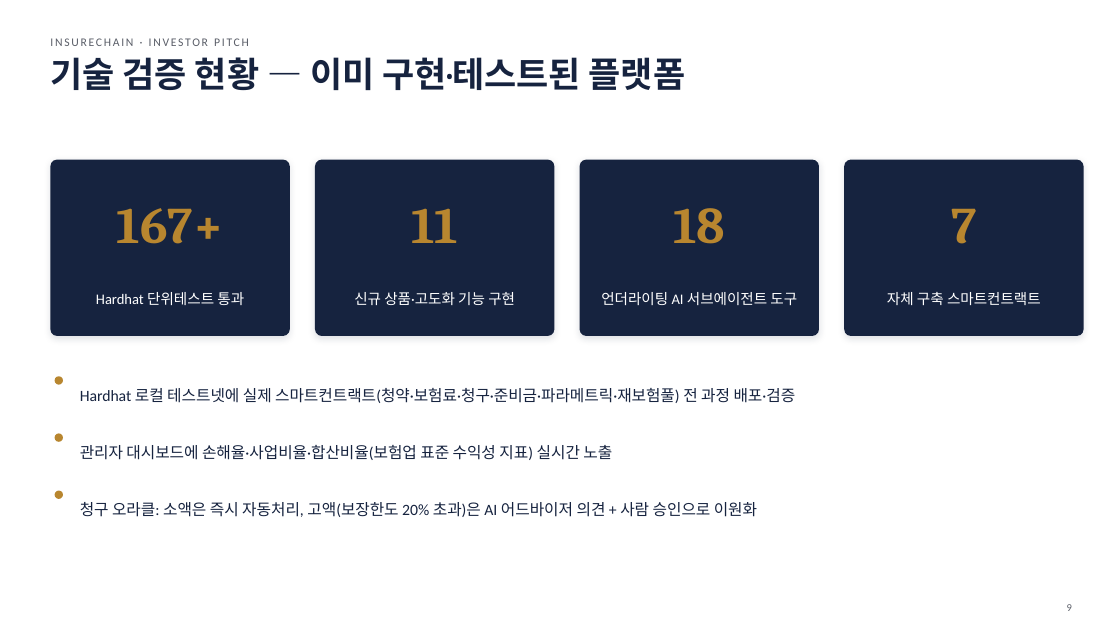
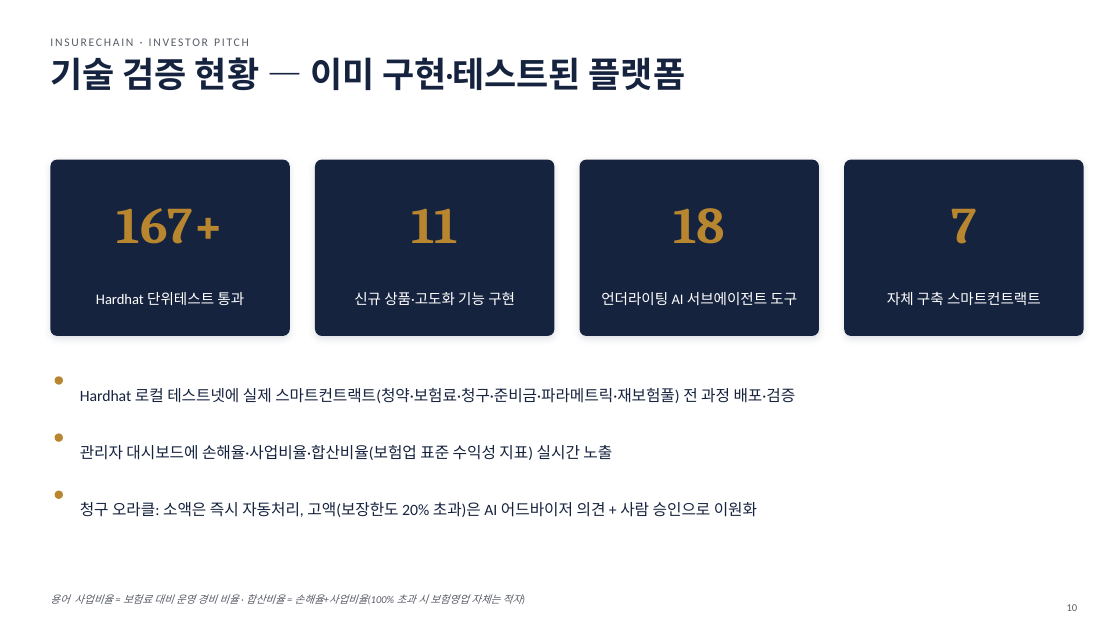
Before and after one commit to leeyonsei78/capstone_project_alpha, a slide deck: slide 10 of 인슈어체인_투자피칭_발표자료.pptx (slide 9 before the commit). Drawn at 1120x630 pixels with LibreOffice and Linux fonts; fonts in the diff are those of the drawing. Boxes give left, top, right and bottom in pixels: in the first picture for what was removed or moved away, otherwise in the second. Text is boxed around its words. In the diff, an @@ line names an element or a change of style, - is before the commit and + after.

```diff
--- a/인슈어체인_투자피칭_발표자료.pptx
+++ b/인슈어체인_투자피칭_발표자료.pptx
@@ text added at bbox=[50, 594, 522, 604], 9 pt, text #5A5E68, italic @@
+용어 사업비율 = 보험료 대비 운영 경비 비율 · 합산비율 = 손해율+사업비율(100% 초과 시 보험영업 자체는 적자)
@@ page number at bbox=[1067, 604, 1078, 611]: text changed @@
-9
+10
```
Also in this commit, not shown: 12 other slides changed, 1 slide added.
